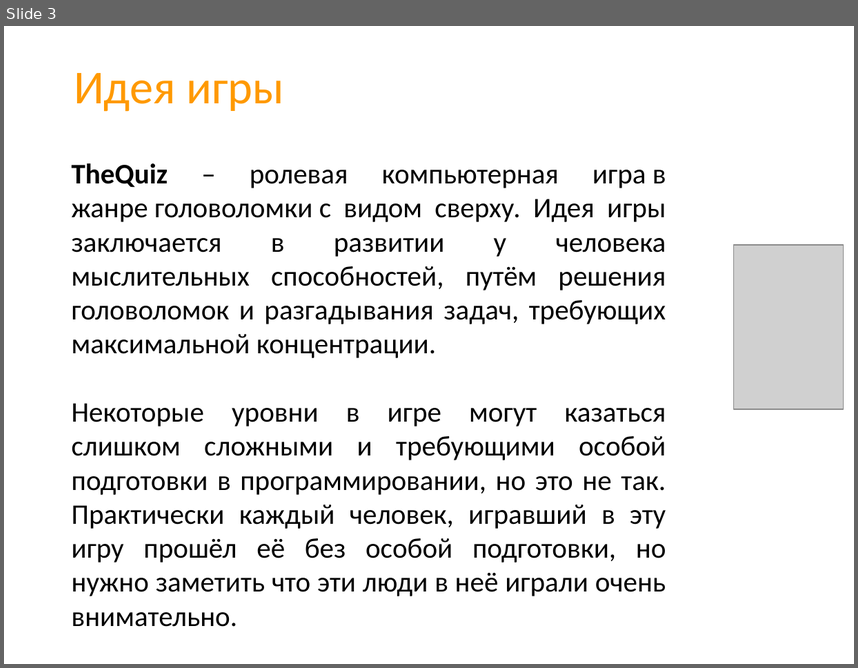
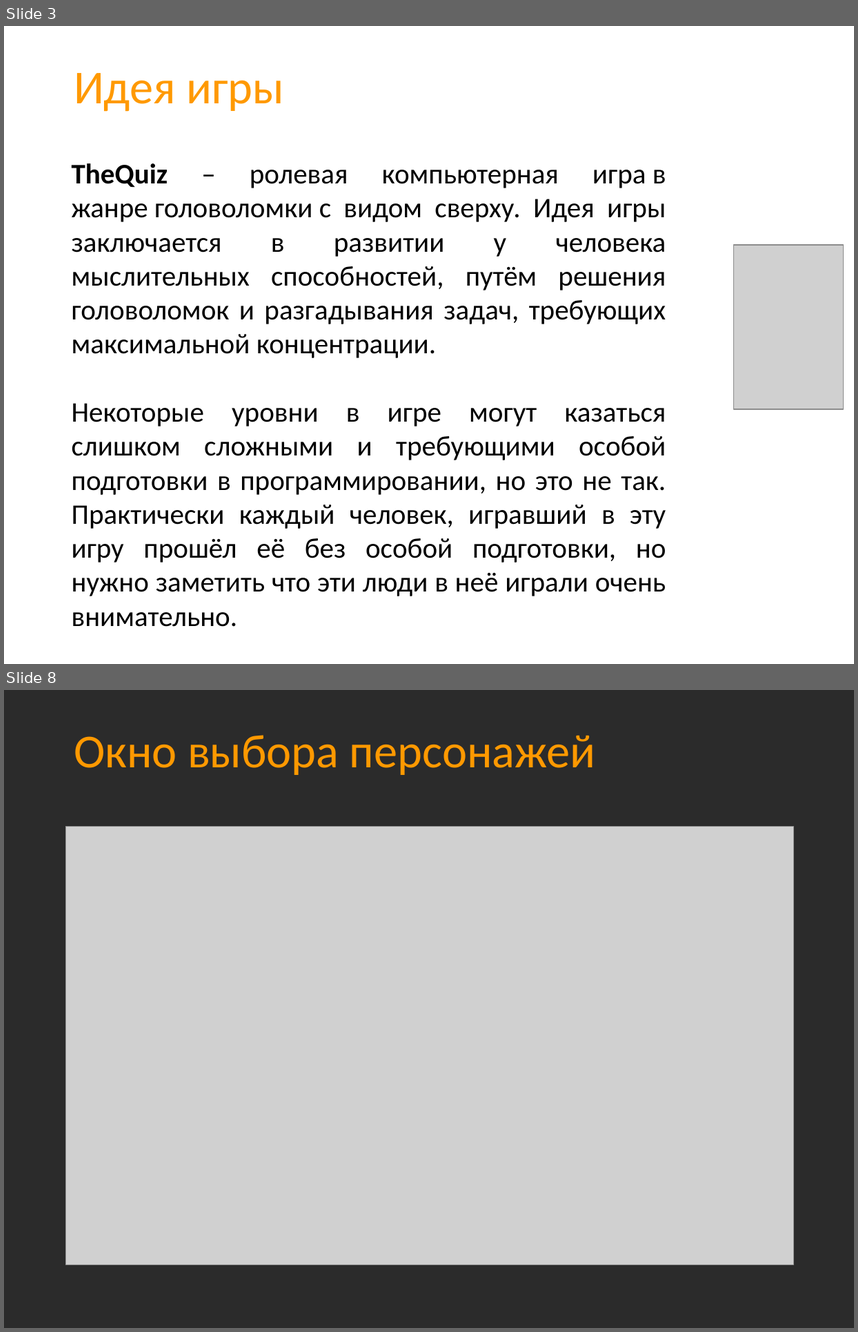
Before and after one commit to CicadaInc/thequiz, a slide deck: presentation.pptx. Shown one above the other, each under a label of ours: slide 3 before the commit, slides 3 and 8 after it; the slides between them are not shown. The pictures are 858x668 and 858x1332 pixels, drawn with LibreOffice and Linux fonts; fonts in the diff are those of the drawing; grey boxes stand for pictures; background and template pictures are left out; a plain dark background stands for a picture behind light text. Boxes give left, top, right and bottom in pixels: in the first picture for what was removed or moved away, otherwise in the second. Text is boxed around its words. In the diff, an @@ line names an element or a change of style, - is before the commit and + after.

```diff
--- a/presentation.pptx
+++ b/presentation.pptx
@@ slide 8 added at [4, 690, 854, 1328], background picture (left out) @@
@@ title added at [74, 735, 596, 775], 40 pt, text #FF9900 @@
+Окно выбора персонажей
@@ picture added at [66, 826, 794, 1264] @@
```
Also in this commit, not shown: 3 slides changed, 7 other slides added, 2 slides removed, 3 other files.
